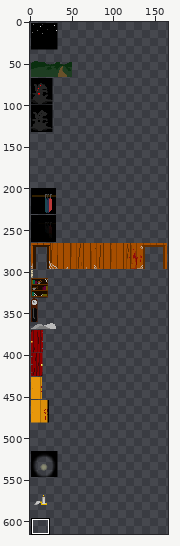
Edited in one commit: sprite sheet (media/scenes/building/sprites.png). Above: a wide view before the commit, with the close-up outlined.
Close-up. Before the commit:
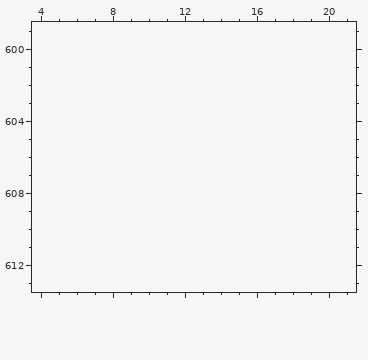
The file is 166x582 pixels. Pixels under 10% opacity are left out. Colours within 5 levels of each other are drawn and written as one. Shown: x 4..21, y 599..613. The old version is drawn lined up with the new one, on the new canvas. The commit also changed other parts of the picture, which this record leaves out.
New version:
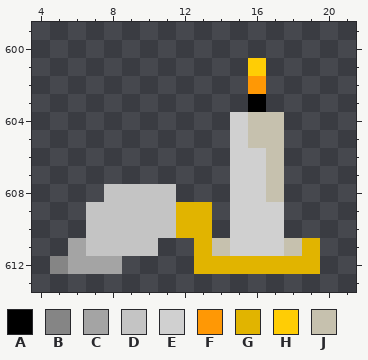
Palette (. is transparent): A #000000  B #858585  C #a4a4a4  D #c4c4c4  E #d0d0d0  F #ff9805  G #e1b400  H #ffcd05  J #c6c1ae
From old to new:
canvas 166x582 -> 166x615
@@ x 4..21 @@
 600 ..................
-601 ..................
-602 ..................
-603 ..................
-604 ..................
-605 ..................
-606 ..................
-607 ..................
-608 ..................
-609 ..................
-610 ..................
-611 ..................
-612 ..................
+601 ............H.....
+602 ............F.....
+603 ............A.....
+604 ...........EJJ....
+605 ...........EJJ....
+606 ...........EEJ....
+607 ...........EEJ....
+608 ....DDDD...EEJ....
+609 ...DDDDDGG.EEE....
+610 ...DDDDDGG.EEE....
+611 ..CDDDD..GJEEEJG..
+612 .BCCC....GGGGGGG..
 613 ..................
Where, in picture pixels (left, top, right, bottom), the same in both close-ups:
added: (50, 58, 320, 274)
